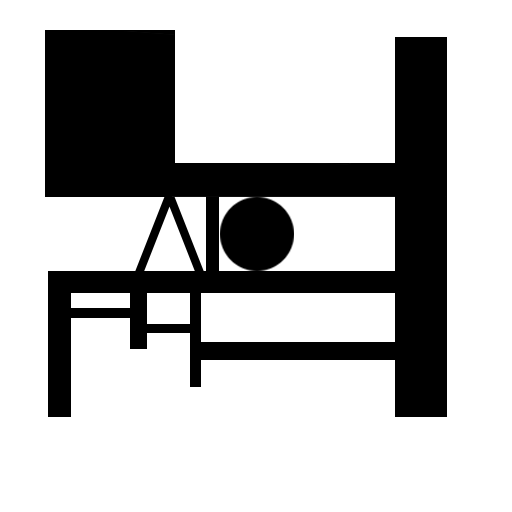
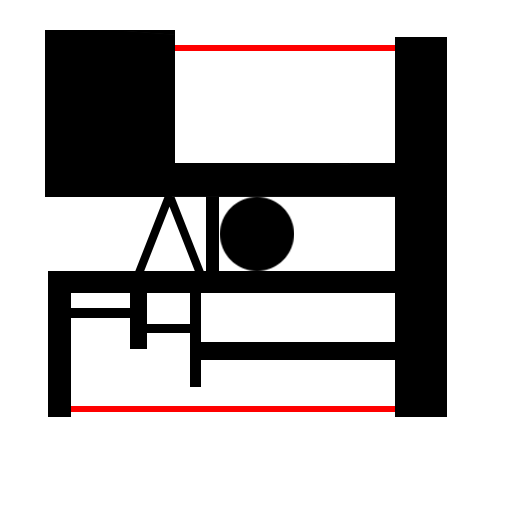
Layered file, before and after one edit (512px x 512px). Changes by layer:
pixels changed over [71, 45, 395, 412] (layer not identified)
